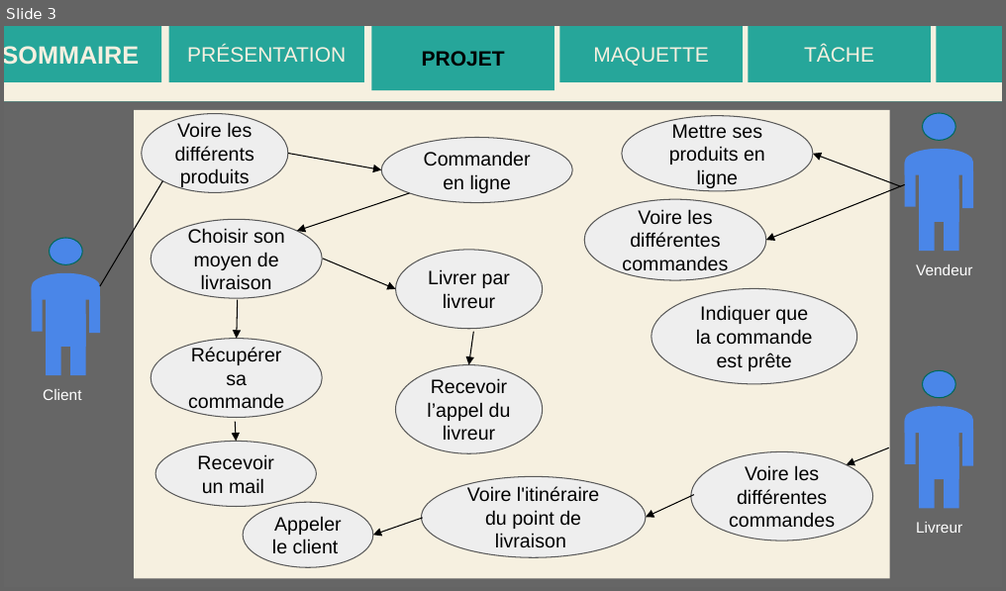
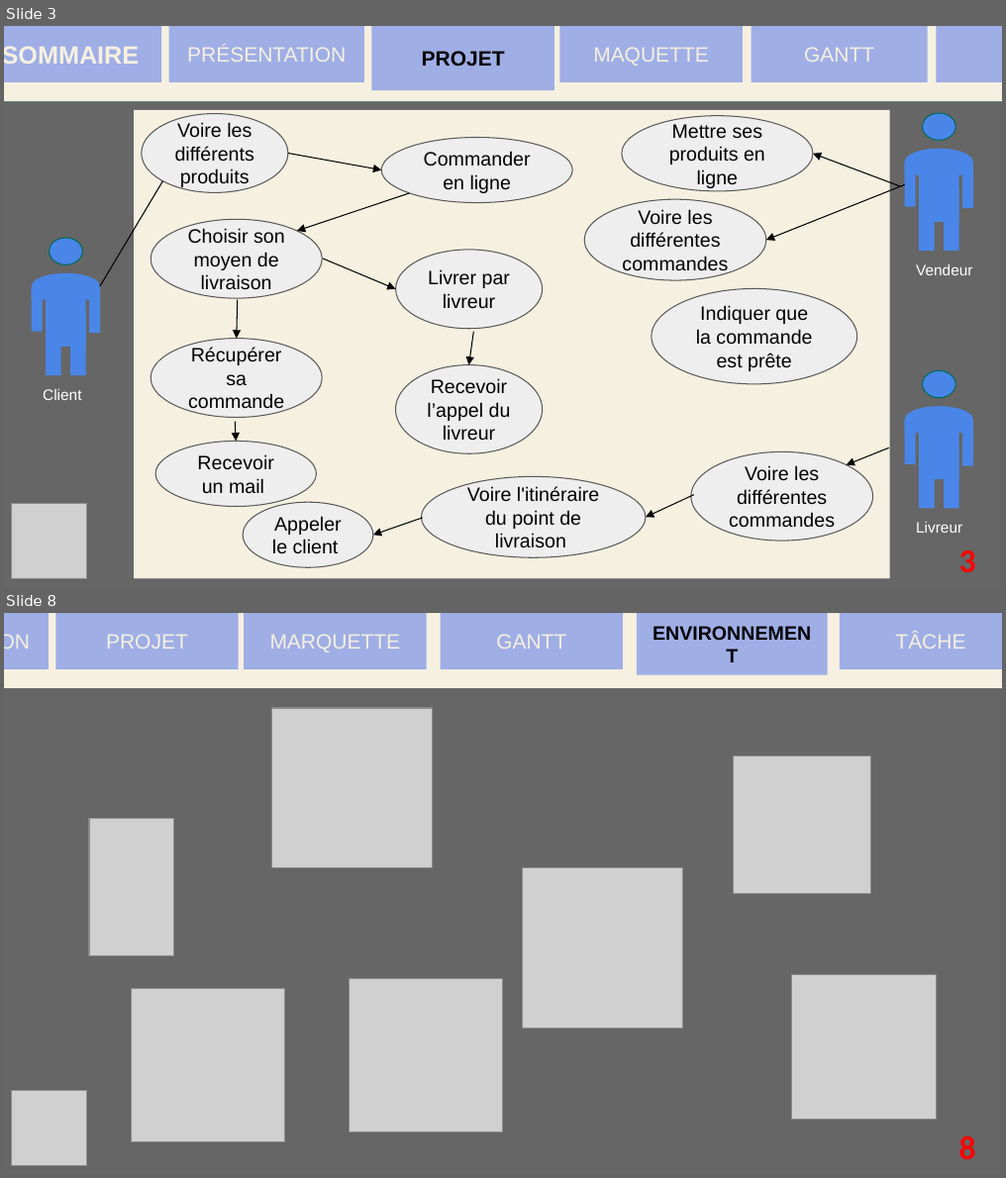
Before and after one commit to JDevs10/Shopping-Drive, a slide deck: docs/ShoppingDrive.pptx. Shown one above the other, each under a label of ours: slide 3 before the commit, slides 3 and 8 after it; the slides between them are not shown. The pictures are 1006x591 and 1006x1178 pixels, drawn with LibreOffice and Linux fonts; fonts in the diff are those of the drawing; grey boxes stand for pictures. Boxes give left, top, right and bottom in pixels: in the first picture for what was removed or moved away, otherwise in the second. Text is boxed around its words. In the diff, an @@ line names an element or a change of style, - is before the commit and + after.

```diff
--- a/docs/ShoppingDrive.pptx
+++ b/docs/ShoppingDrive.pptx
@@ slide 8 added at bbox=[4, 613, 1002, 1174], background #666666 @@
@@ picture added at bbox=[4, 613, 1002, 799] @@
@@ rectangle added at bbox=[4, 613, 1002, 689], fill #F6F0E0 @@
@@ rectangle added at bbox=[4, 613, 49, 669], fill #9FAEE5, 15 pt, text #F6F0E0 @@
+PRÉSENTATION
@@ rectangle added at bbox=[16, 613, 1002, 674], fill #F6F0E0 @@
@@ rectangle added at bbox=[55, 613, 239, 669], fill #9FAEE5, 15 pt, text #F6F0E0 @@
+PROJET
@@ rectangle added at bbox=[244, 613, 426, 669], fill #9FAEE5, 15 pt, text #F6F0E0 @@
+MARQUETTE
@@ rectangle added at bbox=[440, 613, 623, 669], fill #9FAEE5, 15 pt, text #F6F0E0 @@
+GANTT
@@ rectangle added at bbox=[637, 613, 828, 674], fill #9FAEE5, 14 pt, text #000000, bold @@
+ENVIRONNEMENT
@@ rectangle added at bbox=[840, 613, 1002, 669], fill #9FAEE5, 15 pt, text #F6F0E0 @@
+TÂCHE
@@ rectangle added at bbox=[4, 689, 1002, 806], fill #666666 @@
@@ rectangle added at bbox=[994, 697, 1002, 1174], fill #666666 @@
@@ picture added at bbox=[271, 708, 432, 868] @@
@@ picture added at bbox=[734, 757, 871, 894] @@
@@ picture added at bbox=[89, 819, 173, 957] @@
@@ picture added at bbox=[522, 868, 682, 1029] @@
@@ picture added at bbox=[131, 989, 284, 1143] @@
@@ picture added at bbox=[350, 979, 503, 1133] @@
@@ picture added at bbox=[791, 975, 936, 1120] @@
@@ rectangle added at bbox=[69, 999, 131, 1011], fill #666666 @@
@@ picture added at bbox=[12, 1091, 88, 1166] @@
@@ text added at bbox=[959, 1137, 976, 1159], 24 pt, text #FF0000, bold @@
+8
@@ slide 3 changed as well @@
@@ fill #26A69A to #9FAEE5 in 6 elements at bbox=[4, 26, 161, 82], bbox=[168, 26, 364, 82], bbox=[372, 26, 554, 91], bbox=[559, 26, 743, 82], bbox=[936, 26, 1002, 82], bbox=[751, 26, 928, 82] @@
@@ rectangle "GANTT": place and size @@
-rectangle "GANTT" at bbox=[747, 26, 930, 82]
+rectangle "GANTT" at bbox=[751, 26, 928, 82]
@@ text in rectangle at bbox=[804, 47, 874, 62]: text changed @@
-TÂCHE
+GANTT
@@ picture added at bbox=[12, 504, 88, 579] @@
@@ text added at bbox=[959, 551, 976, 572], 24 pt, text #FF0000, bold @@
+3
```
Also in this commit, not shown: 6 other slides changed, 6 other slides added, 9 other files.
